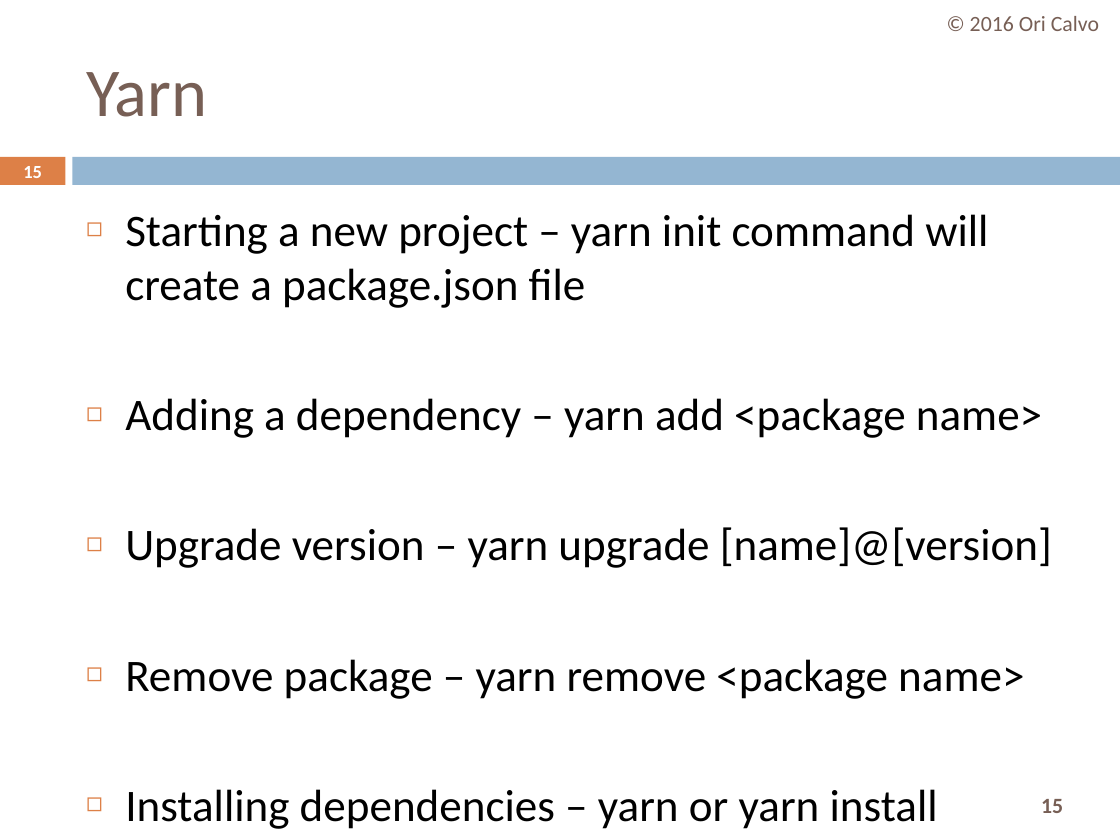
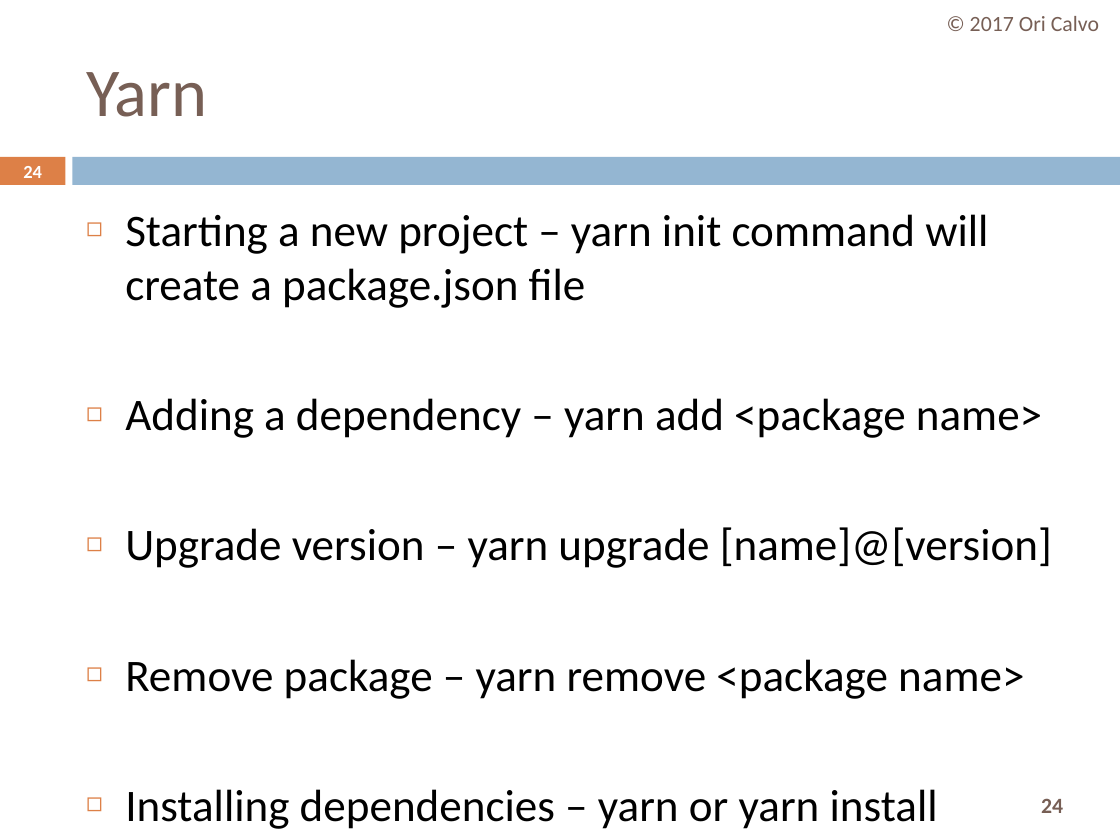
Before and after one commit to oricalvo/course-angular, a slide deck: slide 24 of PPTs/npm.pptx (slide 15 before the commit). Drawn at 1120x840 pixels with LibreOffice and Linux fonts; fonts in the diff are those of the drawing. Boxes give left, top, right and bottom in pixels: in the first picture for what was removed or moved away, otherwise in the second. Text is boxed around its words. In the diff, an @@ line names an element or a change of style, - is before the commit and + after.

```diff
--- a/PPTs/npm.pptx
+++ b/PPTs/npm.pptx
@@ text at [970, 16, 1099, 31]: text changed @@
-© 2016 Ori Calvo
+© 2017 Ori Calvo
@@ page number at [23, 166, 42, 178]: text changed @@
-15
+24
@@ page number at [1041, 798, 1063, 813]: text changed @@
-15
+24
```
Also in this commit, not shown: 4 other slides changed, 11 slides added.
